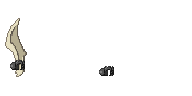
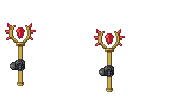
Revision of a layered (192, 96) image; what changed, layer by layer:
removed layer "Transformation" over [5,18,27,77]
renamed "ixodoomclaw.png" to "ixodoomclaw", hid it, painted on it over [13,22,125,77]
showed "kluexstaff.png", painted on it over [5,23,125,92]
